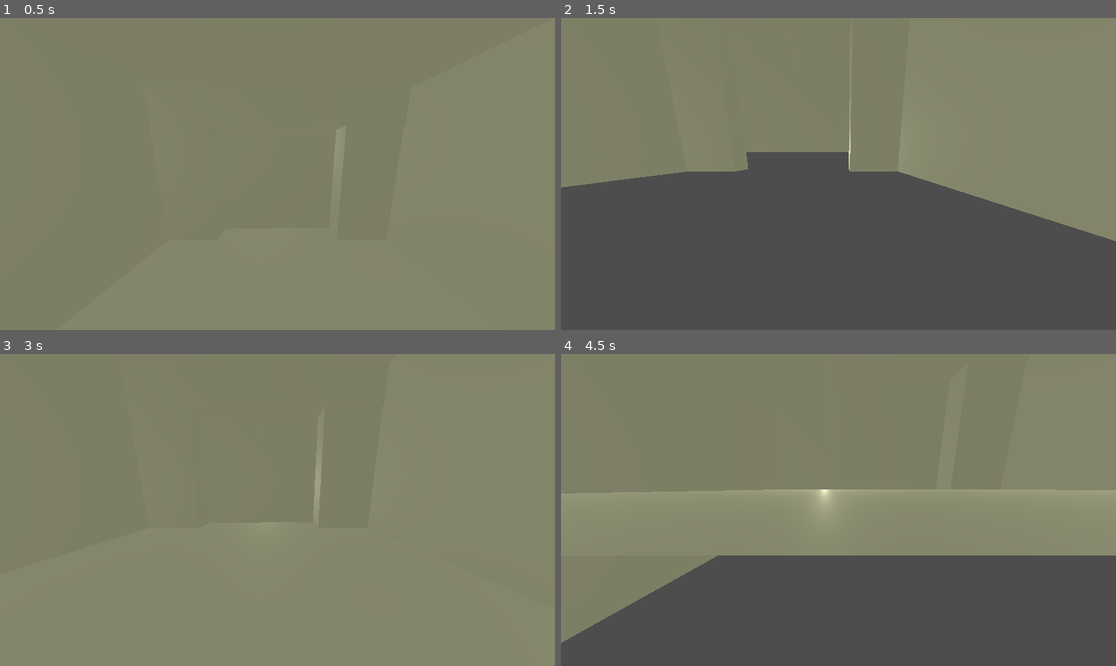
Above: before the commit, frames 1-4 (two rows, left to right).
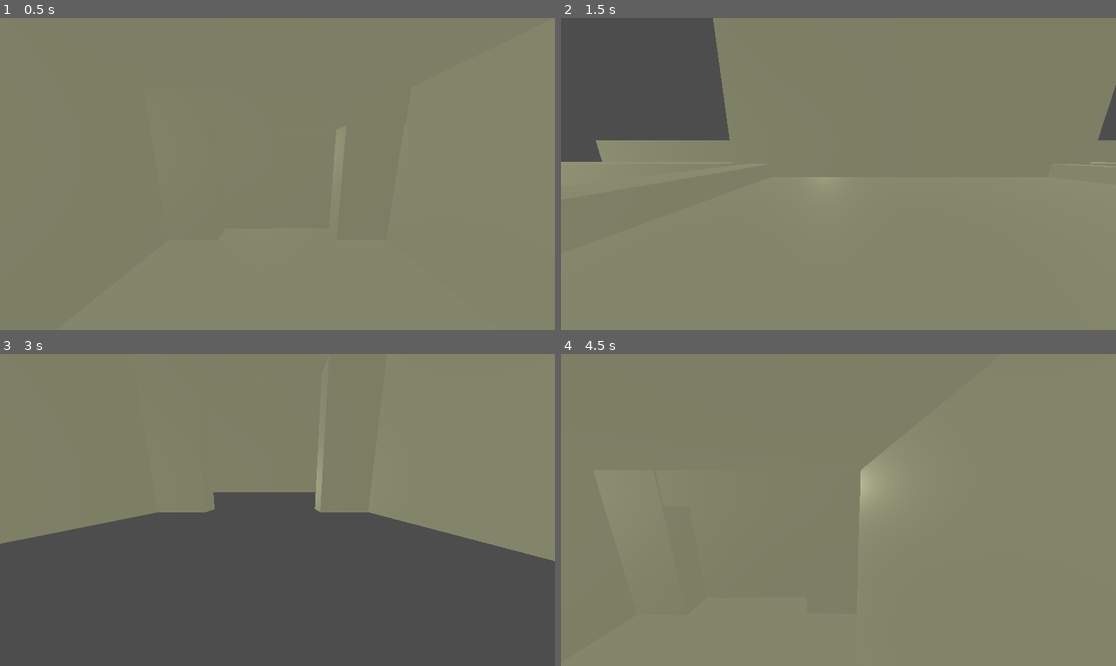
Above: after the commit, the same moments.

Repository: ag1rlisagun/AGJ2024
Game: Godot game, scene res://Scenes/elevator_scene.tscn
Two runs of this game, one before a commit and one after it. Both use one fixed random seed, a clock stepped at 60 frames per second and the inputs below. The project has no main scene, so this scene is started directly.
Inputs:
- Up to frame 1 (0.5 s): no input
- Up to frame 2 (1.5 s): tap Enter at 0.5 s; tap Space (shake) at 0.6, 1.35 s
- Up to frame 3 (3 s): tap Space (shake) at 2.1, 2.85 s
- Up to frame 4 (4.5 s): tap Space (shake) at 3.6, 4.35 s

Frame 1 is identical in both runs. In frame 2, 59% of the frame differs, in the area x 0-100%, y 0-100%; in frame 3, 46%; in frame 4, 33%.

Commit message:
fixed camera script file

Diff:
--- /dev/null
+++ b/Scenes/Camera3D.gd
@@ -0,0 +1,22 @@
+extends Camera3D
+
+@export var randomStrength:  float = 5.0
+@export var shakeFade: float = 5.0
+
+var rng = RandomNumberGenerator.new()
+
+var shake_strength: float = 0.0
+
+func apply_shake():
+	shake_strength = randomStrength
+
+#Called every frame. 'delta' is the elapsed time since the previous frame.
+func _process(delta):
+	# change the shaking trigger when like player reach the area
+	if Input.is_action_just_pressed("shake"):
+		apply_shake()
+
+	if shake_strength > 0:
+		shake_strength = lerpf(shake_strength, 0, shakeFade * delta)
+		h_offset = rng.randf_range(-shake_strength, shake_strength)
+		v_offset = rng.randf_range(-shake_strength, shake_strength)
--- a/Scenes/elevator_scene.tscn
+++ b/Scenes/elevator_scene.tscn
@@ -1,31 +1,7 @@
 [gd_scene load_steps=5 format=3 uid="uid://yrdtwv8cdyl1"]
 
 [ext_resource type="Script" path="res://Scripts/elevator_scene.gd" id="1_n0agh"]
-
-[sub_resource type="GDScript" id="GDScript_tcu6a"]
-script/source = "extends Camera3D
-
-@export var randomStrength:  float = 5.0
-@export var shakeFade: float = 5.0
-
-var rng = RandomNumberGenerator.new()
-
-var shake_strength: float = 0.0
-
-func apply_shake():
-	shake_strength = randomStrength
-
-#Called every frame. 'delta' is the elapsed time since the previous frame.
-func _process(delta):
-	# change the shaking trigger when like player reach the area
-	if Input.is_action_just_pressed(\"shake\"):
-		apply_shake()
-
-	if shake_strength > 0:
-		shake_strength = lerpf(shake_strength, 0, shakeFade * delta)
-		h_offset = rng.randf_range(-shake_strength, shake_strength)
-		v_offset = rng.randf_range(-shake_strength, shake_strength)
-"
+[ext_resource type="Script" path="res://Scenes/Camera3D.gd" id="2_u2onq"]
 
 [sub_resource type="BoxShape3D" id="BoxShape3D_1160g"]
 
@@ -37,7 +13,7 @@
 [node name="Camera3D" type="Camera3D" parent="."]
 transform = Transform3D(1, 0, 0, 0, 0.986127, 0.165994, 0, -0.165994, 0.986127, 0, 2.42603, 0.151623)
 fov = 101.25
-script = SubResource("GDScript_tcu6a")
+script = ExtResource("2_u2onq")
 
 [node name="Floor" type="StaticBody3D" parent="."]
 transform = Transform3D(7, 0, 0, 0, 0.5, 0, 0, 0, 7, 0, 0, 0)
@@ -115,6 +91,7 @@
 shape = SubResource("BoxShape3D_1160g")
 
 [node name="MeshInstance3D" type="MeshInstance3D" parent="Wall6"]
+transform = Transform3D(1, 0, 7.29717e-09, 0, 1, 0, -3.33382e-11, 0, 1, 0, 0, 0)
 mesh = SubResource("BoxMesh_uer7p")
 
 [node name="Wall7" type="StaticBody3D" parent="."]
